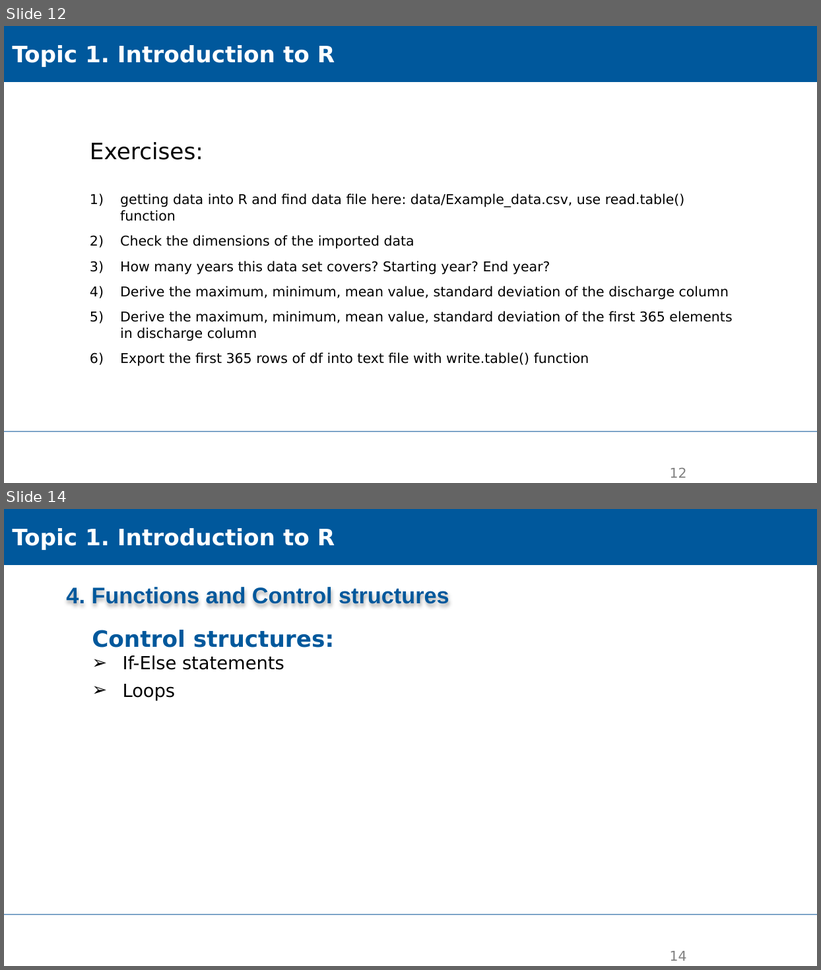
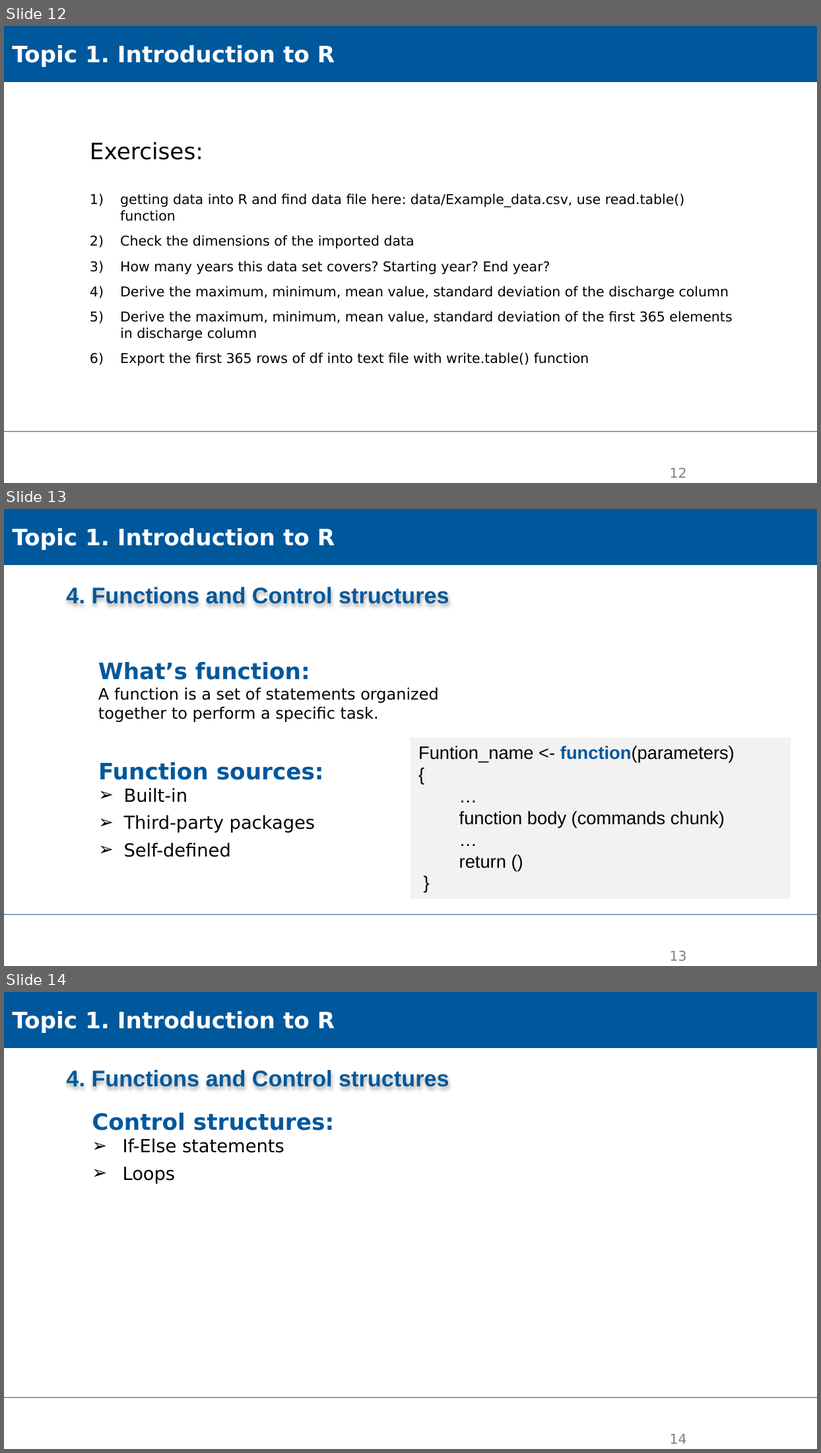
Before and after one commit to XiaoxiangGuanGFZ/FloodRiskSeminar, a slide deck: slides/FRS_exercise_R.pptx. Shown one above the other, each under a label of ours: slides 12 and 14 before the commit, slides 12, 13 and 14 after it; the slides between them are not shown. The pictures are 821x970 and 821x1453 pixels, drawn with LibreOffice and Linux fonts; fonts in the diff are those of the drawing; background and template pictures are left out. Boxes give left, top, right and bottom in pixels: in the first picture for what was removed or moved away, otherwise in the second. Text is boxed around its words. In the diff, an @@ line names an element or a change of style, - is before the commit and + after.

```diff
--- a/slides/FRS_exercise_R.pptx
+++ b/slides/FRS_exercise_R.pptx
@@ slide 13 added at [4,509,817,966], background #FFFFFF; not listed: 1 template element that a slide beside it also shows @@
@@ rectangle added at [4,509,817,565], fill #00589C, outline #00589C 0.75 pt, 20 pt, text #FFFFFF, bold @@
+Topic 1. Introduction to R
@@ text added at [66,587,449,604], 20 pt, text #00589C, bold @@
+4. Functions and Control structures
@@ text added at [98,662,438,722], 14 pt, text #000000 @@
+What’s function:
+A function is a set of statements organized together to perform a specific task.
@@ rectangle added at [411,737,791,899], fill #F2F2F2, 16 pt, text #000000 @@
+Funtion_name <- function(parameters)
+{
+  …
+  function body (commands chunk)
+  …
+  return ()
+  }
@@ text added at [98,762,324,857], 16 pt, text #000000 @@
+Function sources:
+➢ Built-in
+➢ Third-party packages
+➢ Self-defined
@@ page number added at [670,951,687,961], 12 pt, text #808080 @@
+13
```
Also in this commit, not shown: 2 slides changed, 9 other slides added, 3 other files.
